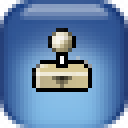
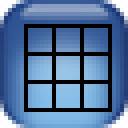
Layered file, before and after one edit (128px x 128px). Changes by layer:
added layer "grid button" above "stamp mode" over (24, 24, 112, 112)
renamed "Pasted Layer#5" to "stamp mode", hid it over (32, 28, 92, 92)
